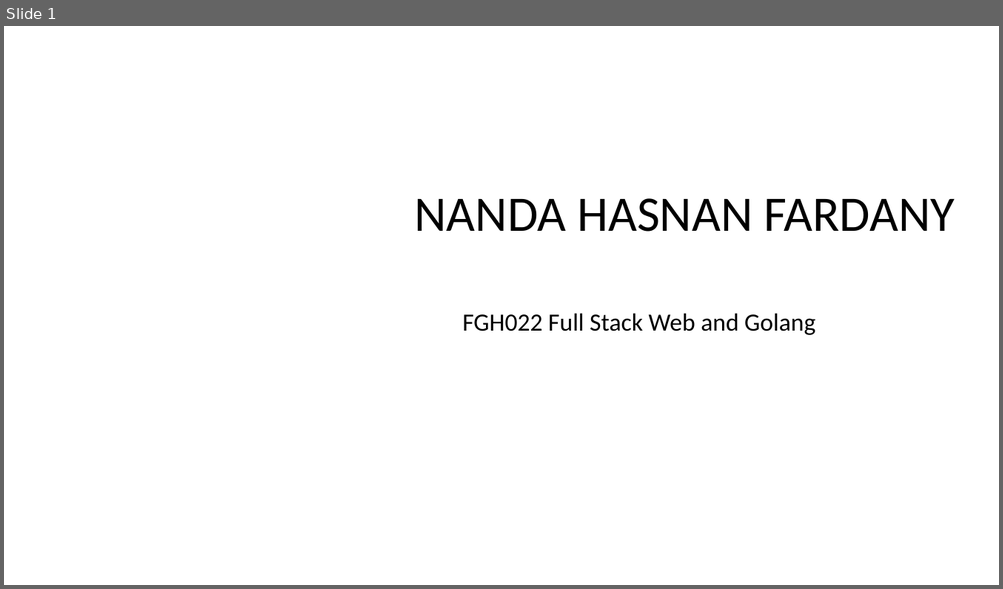
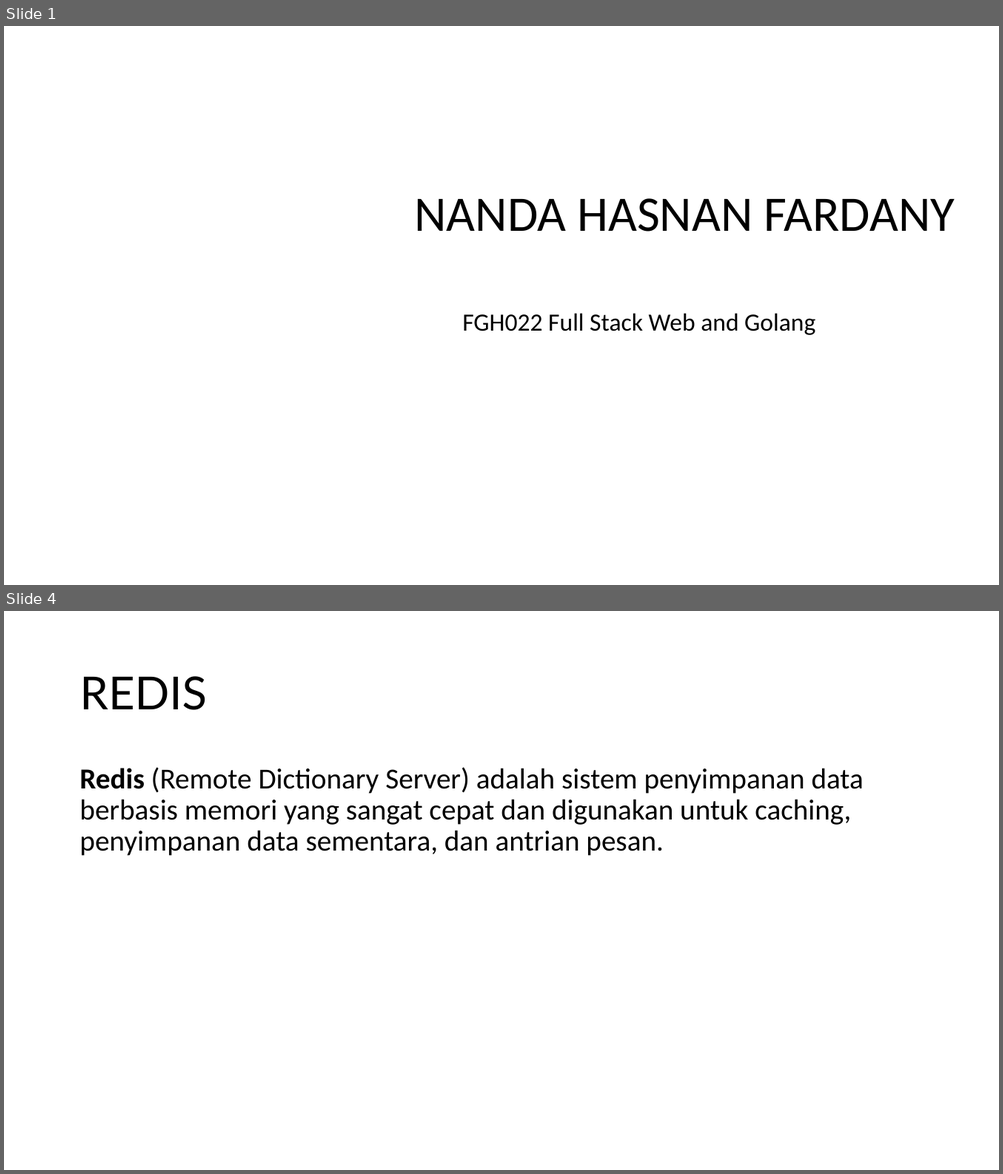
Before and after one commit to NandaHasnan/backend, a slide deck: ppt 2.pptx. Shown one above the other, each under a label of ours: slide 1 before the commit, slides 1 and 4 after it; the slides between them are not shown. The pictures are 1003x589 and 1003x1174 pixels, drawn with LibreOffice and Linux fonts; fonts in the diff are those of the drawing; background and template pictures are left out. Boxes give left, top, right and bottom in pixels: in the first picture for what was removed or moved away, otherwise in the second. Text is boxed around its words. In the diff, an @@ line names an element or a change of style, - is before the commit and + after.

```diff
--- a/ppt 2.pptx
+++ b/ppt 2.pptx
@@ slide 4 added at (4, 611, 999, 1170), background #FFFFFF @@
@@ title added at (79, 676, 207, 710), 44 pt, text #000000 @@
+REDIS
@@ text added at (79, 767, 863, 856), 28 pt, text #000000 @@
+Redis (Remote Dictionary Server) adalah sistem penyimpanan data berbasis memori yang sangat cepat dan digunakan untuk caching, penyimpanan data sementara, dan antrian pesan.
```
Also in this commit, not shown: 1 slide changed, 2 other slides added, 3 slides removed, 25 other files.
